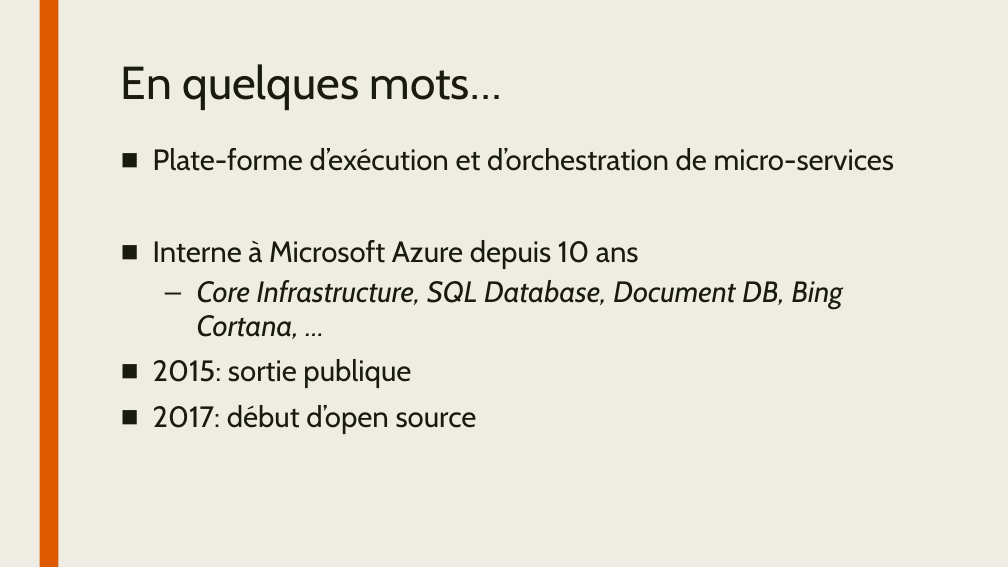
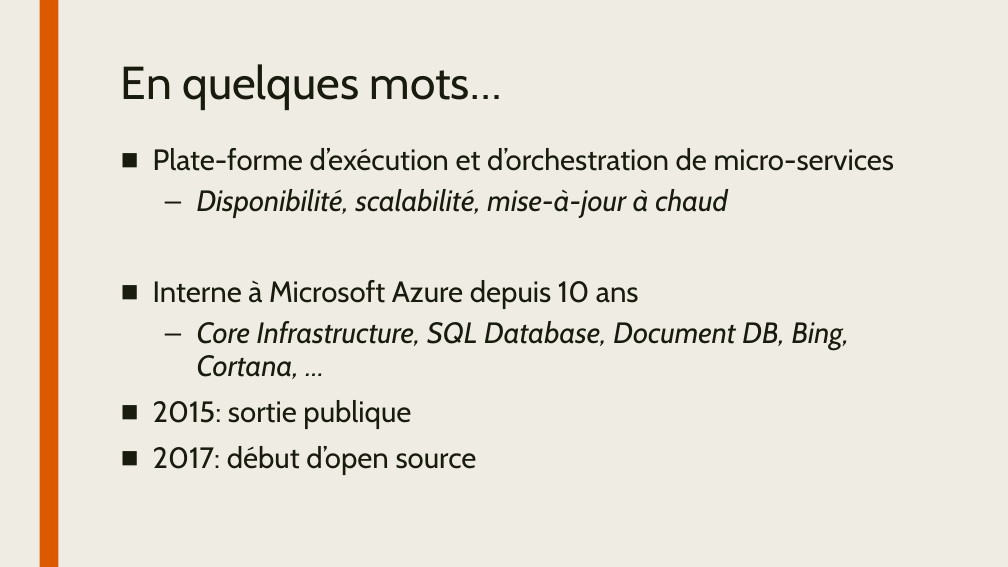
Before and after one commit to sebcanonica/Service-Fabric-Demo, a slide deck: slide 2 of Service Fabric Intro.pptx. Drawn at 1008x567 pixels with LibreOffice and Linux fonts; fonts in the diff are those of the drawing; background and template pictures are left out. Boxes give left, top, right and bottom in pixels: in the first picture for what was removed or moved away, otherwise in the second. Text is boxed around its words. In the diff, an @@ line names an element or a change of style, - is before the commit and + after.

```diff
--- a/Service Fabric Intro.pptx
+++ b/Service Fabric Intro.pptx
@@ text at [197, 189, 728, 218]: paragraph added @@
+  – Disponibilité, scalabilité, mise-à-jour à chaud
@@ text at [197, 321, 850, 379]: text changed @@
-  – Core Infrastructure, SQL Database, Document DB, Bing Cortana, …
+  – Core Infrastructure, SQL Database, Document DB, Bing, Cortana, …
```
Also in this commit, not shown: 2 other slides changed, 1 slide removed, 1 other file.
